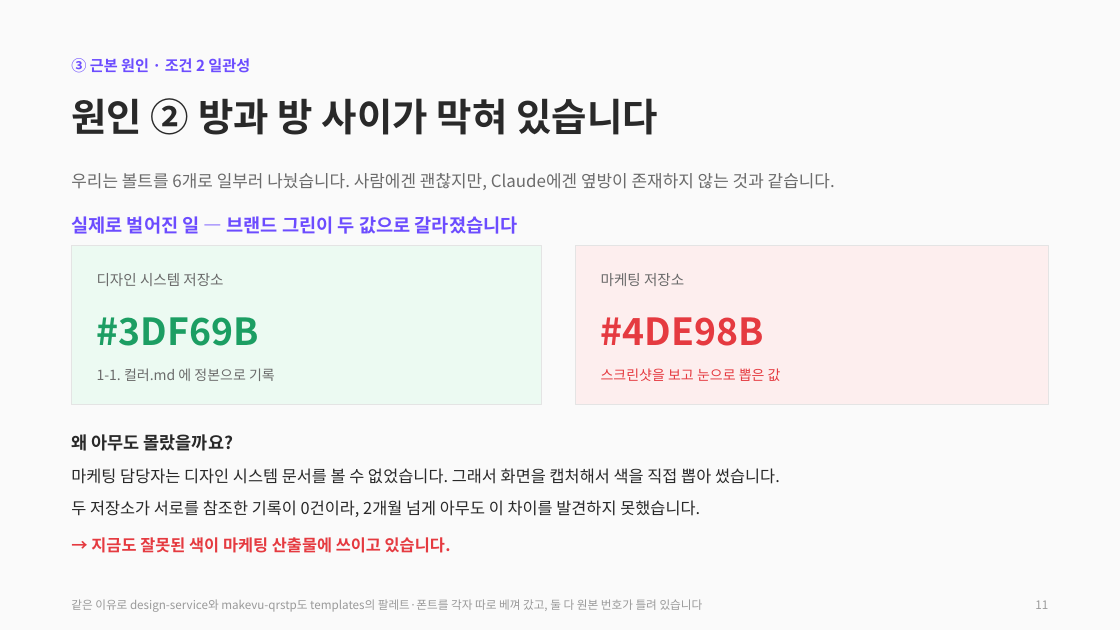
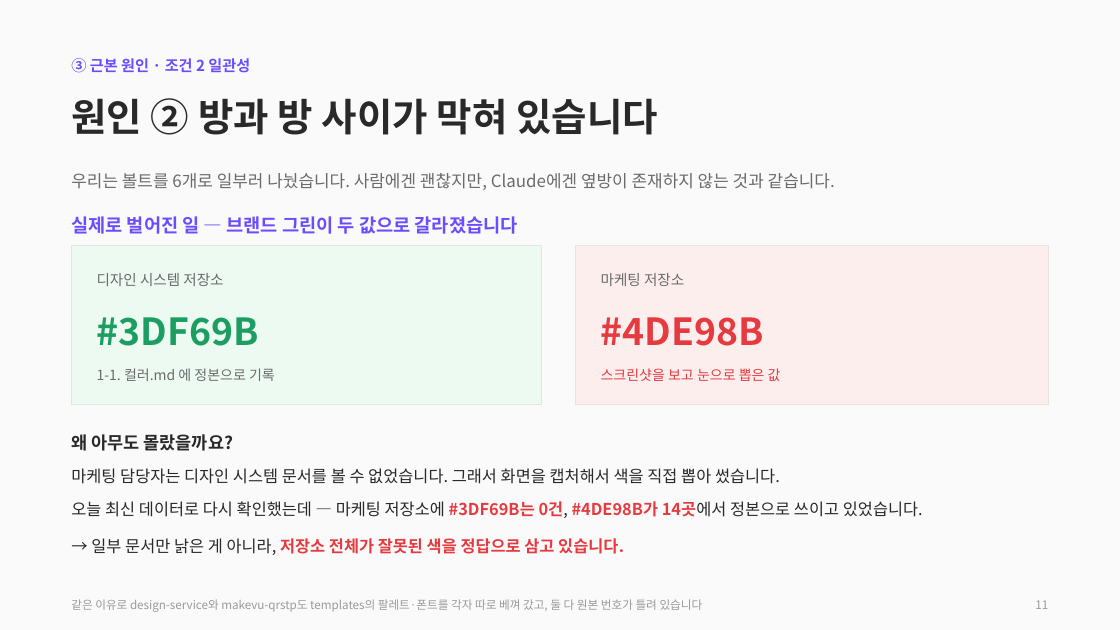
Before and after one commit to CdBd-in/design, a slide deck: slide 11 of CdBd 문서 체계 진단 및 개편 제안.pptx. Drawn at 1120x630 pixels with LibreOffice and Linux fonts; fonts in the diff are those of the drawing. Boxes give left, top, right and bottom in pixels: in the first picture for what was removed or moved away, otherwise in the second. Text is boxed around its words. In the diff, an @@ line names an element or a change of style, - is before the commit and + after.

```diff
--- a/CdBd 문서 체계 진단 및 개편 제안.pptx
+++ b/CdBd 문서 체계 진단 및 개편 제안.pptx
@@ text at bbox=[71, 501, 923, 555]: text changed @@
-두 저장소가 서로를 참조한 기록이 0건이라, 2개월 넘게 아무도 이 차이를 발견하지 못했습니다.
-→ 지금도 잘못된 색이 마케팅 산출물에 쓰이고 있습니다.
+오늘 최신 데이터로 다시 확인했는데 — 마케팅 저장소에 #3DF69B는 0건, #4DE98B가 14곳에서 정본으로 쓰이고 있었습니다.
+→ 일부 문서만 낡은 게 아니라, 저장소 전체가 잘못된 색을 정답으로 삼고 있습니다.
```
Also in this commit, not shown: 17 other slides changed, 1 slide added, 1 other file.
